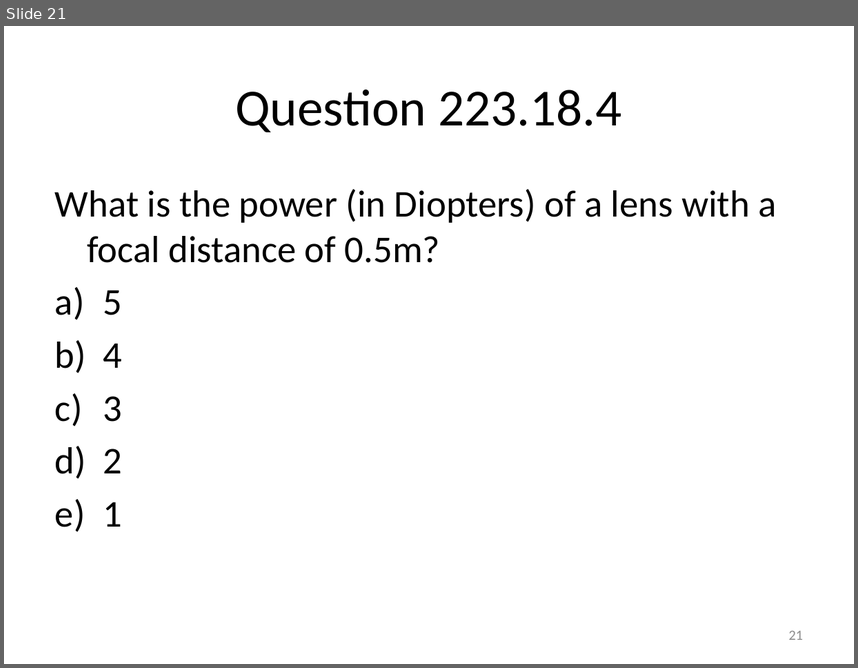
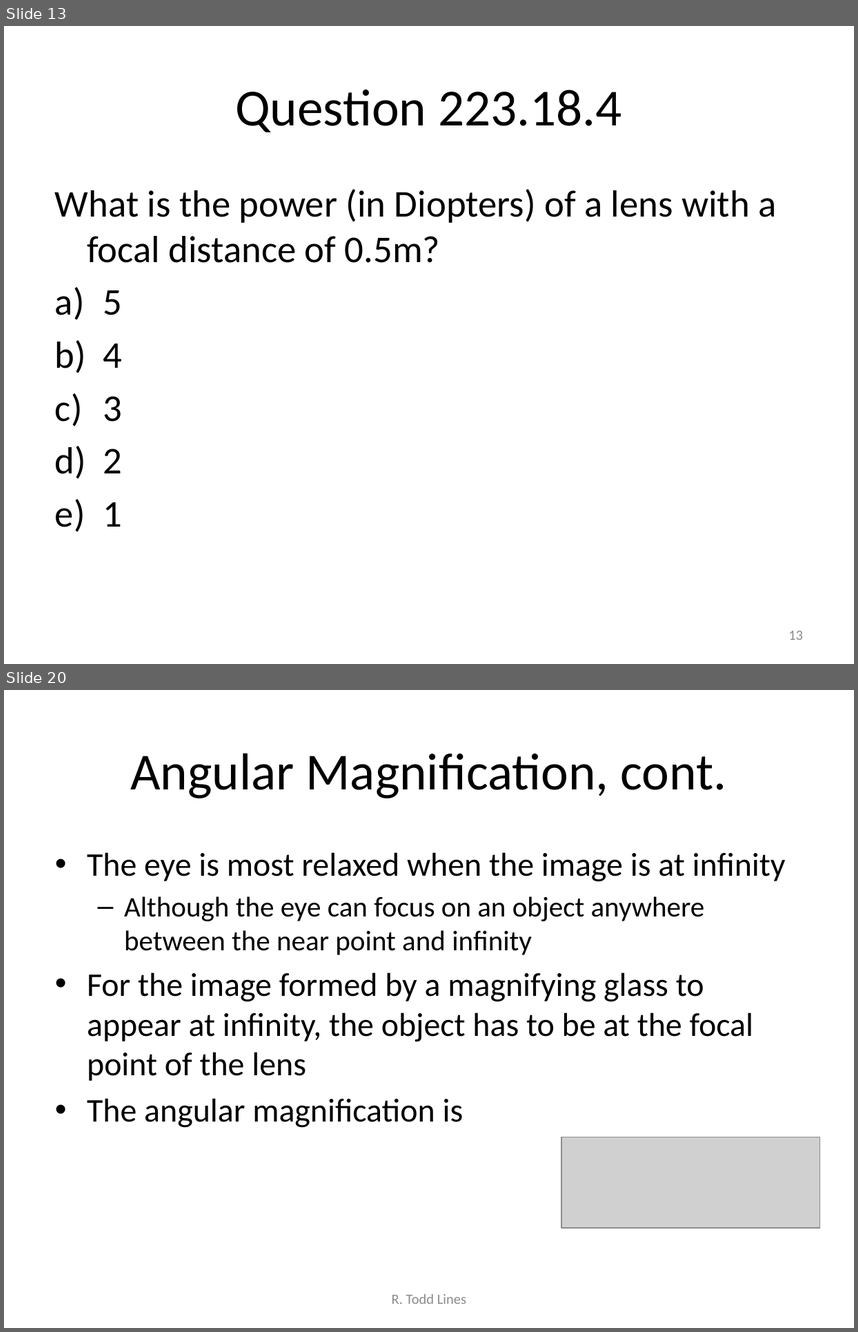
Before and after one commit to rtlines/Introductory-Physics-II, a slide deck: Lecture_Slides/PH 123 Lecture 18.pptx. Shown one above the other, each under a label of ours: slide 21 before the commit, slides 13 and 20 after it; the slides between them are not shown. The pictures are 858x668 and 858x1332 pixels, drawn with LibreOffice and Linux fonts; fonts in the diff are those of the drawing; grey boxes stand for pictures. Boxes give left, top, right and bottom in pixels: in the first picture for what was removed or moved away, otherwise in the second. Text is boxed around its words. In the diff, an @@ line names an element or a change of style, - is before the commit and + after.

```diff
--- a/Lecture_Slides/PH 123 Lecture 18.pptx
+++ b/Lecture_Slides/PH 123 Lecture 18.pptx
@@ slide 20 added at bbox=[4, 690, 854, 1328], background #FFFFFF @@
@@ title added at bbox=[130, 753, 727, 798], 44 pt, text #000000 @@
+Angular Magnification, cont.
@@ text added at bbox=[87, 852, 786, 1127], 28 pt, text #000000 @@
+• The eye is most relaxed when the image is at infinity
+  – Although the eye can focus on an object anywhere between the near point and infinity
+• For the image formed by a magnifying glass to appear at infinity, the object has to be at the focal point of the lens
+• The angular magnification is
@@ picture added at bbox=[562, 1137, 820, 1228] @@
@@ text added at bbox=[392, 1294, 466, 1303], 12 pt, text #8C8C8C @@
+R. Todd Lines
@@ what was slide 21 is now slide 13 @@
@@ page number at bbox=[789, 630, 803, 639]: text changed @@
-21
+13
```
Also in this commit, not shown: 10 other slides added, 10 other files.
